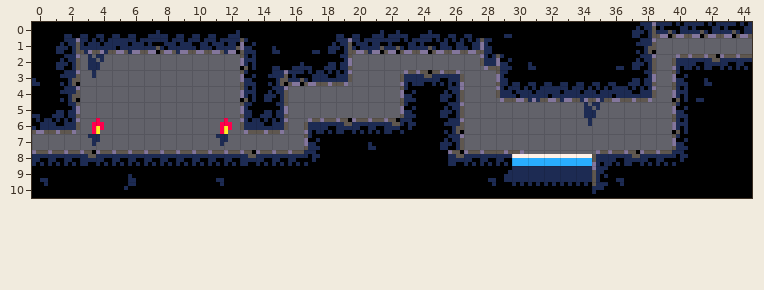
An edit to a level. Tiled map, data/maps/b01.tmx. This is how it looked before the edit.
Cells are 8x8 px. Shown: x 0..44, y 0..10.
Now the later version:
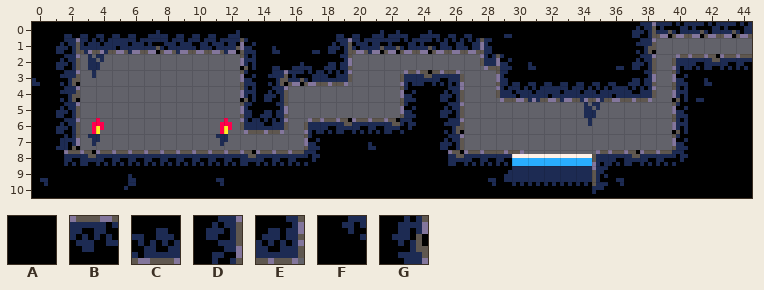
Key: from "tileset": A 0, B 1, C 1 turned 180, D 2, E 3 flipped up-down, F 4, G 11 turned 180.
_ is an empty cell.
Changes in this commit:
Layer "Tiles":
The edit turns tile B into tile A in row 9 at x 0.
The edit turns tile C into tile A in row 6 at x 0.
There is now tile A in rows 7 to 8 at x 0.
The edit turns tile E into tile D in row 6 at x 1.
There is now tile D in row 7 at x 1.
The edit turns tile B into tile F in row 9 at x 1.
There is now tile G in row 8 at x 1.
Changed places in both pictures, as pixel boxes (x1, y1, x2, y2):
changed: (32, 102, 80, 166)
